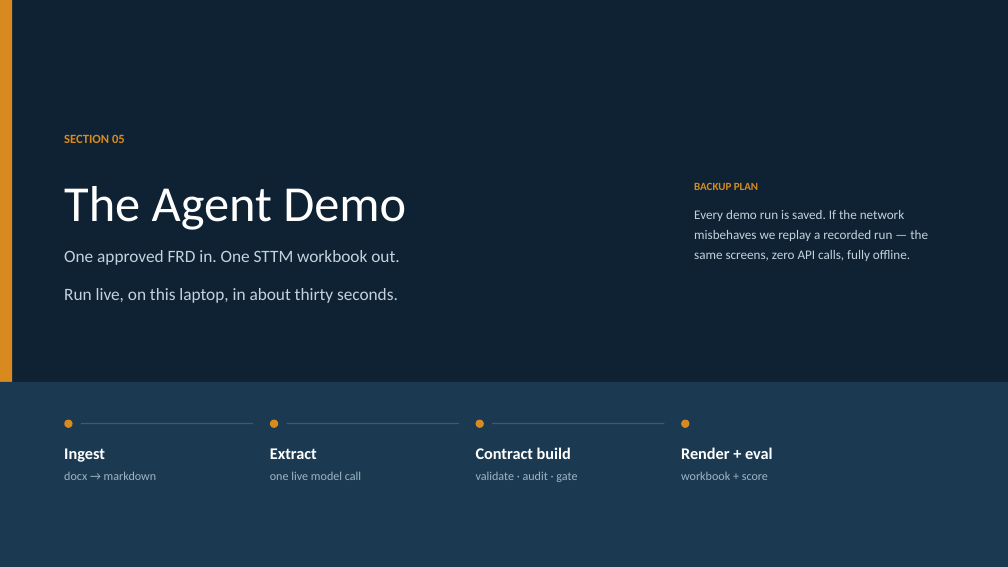
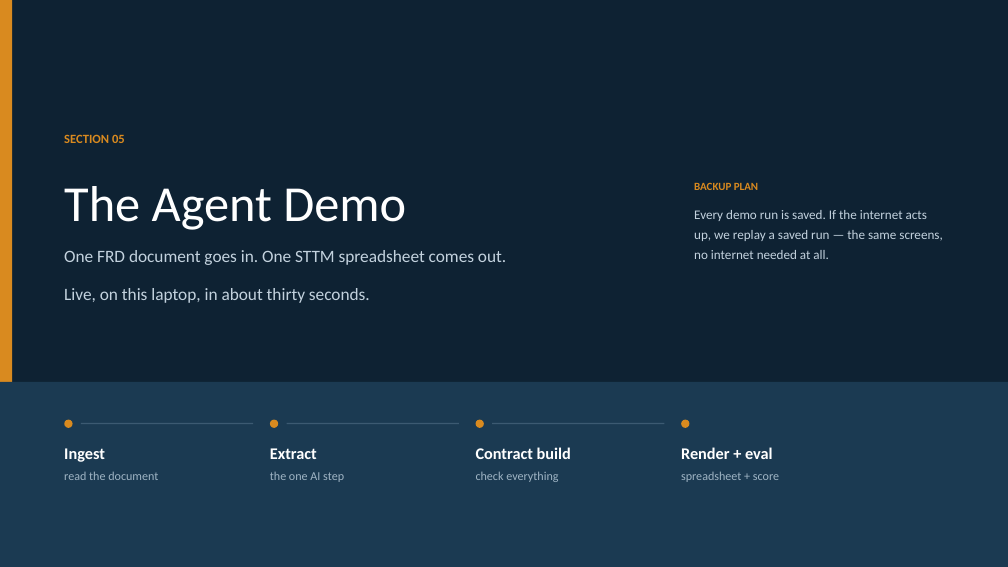
Before and after one commit to ArjunP4Hexaware/frd-to-sttm-agent-v2, a slide deck: slide 7 of docs/FRD_to_STTM_Agent_Demo.pptx. Drawn at 1008x567 pixels with LibreOffice and Linux fonts; fonts in the diff are those of the drawing. Boxes give left, top, right and bottom in pixels: in the first picture for what was removed or moved away, otherwise in the second. Text is boxed around its words. In the diff, an @@ line names an element or a change of style, - is before the commit and + after.

```diff
--- a/docs/FRD_to_STTM_Agent_Demo.pptx
+++ b/docs/FRD_to_STTM_Agent_Demo.pptx
@@ text at <box>694,210,942,259</box>: text changed @@
-Every demo run is saved. If the network misbehaves we replay a recorded run — the same screens, zero API calls, fully offline.
+Every demo run is saved. If the internet acts up, we replay a saved run — the same screens, no internet needed at all.
@@ text at <box>64,250,506,303</box>: text changed @@
-One approved FRD in. One STTM workbook out.
-Run live, on this laptop, in about thirty seconds.
+One FRD document goes in. One STTM spreadsheet comes out.
+Live, on this laptop, in about thirty seconds.
@@ text at <box>64,471,158,480</box>: text changed @@
-docx → markdown
+read the document
@@ text at <box>270,472,344,482</box>: text changed @@
-one live model call
+the one AI step
@@ text at <box>476,471,558,482</box>: text changed @@
-validate · audit · gate
+check everything
@@ text at <box>681,471,779,482</box>: text changed @@
-workbook + score
+spreadsheet + score
```
Also in this commit, not shown: 12 other slides changed, 1 other file.
